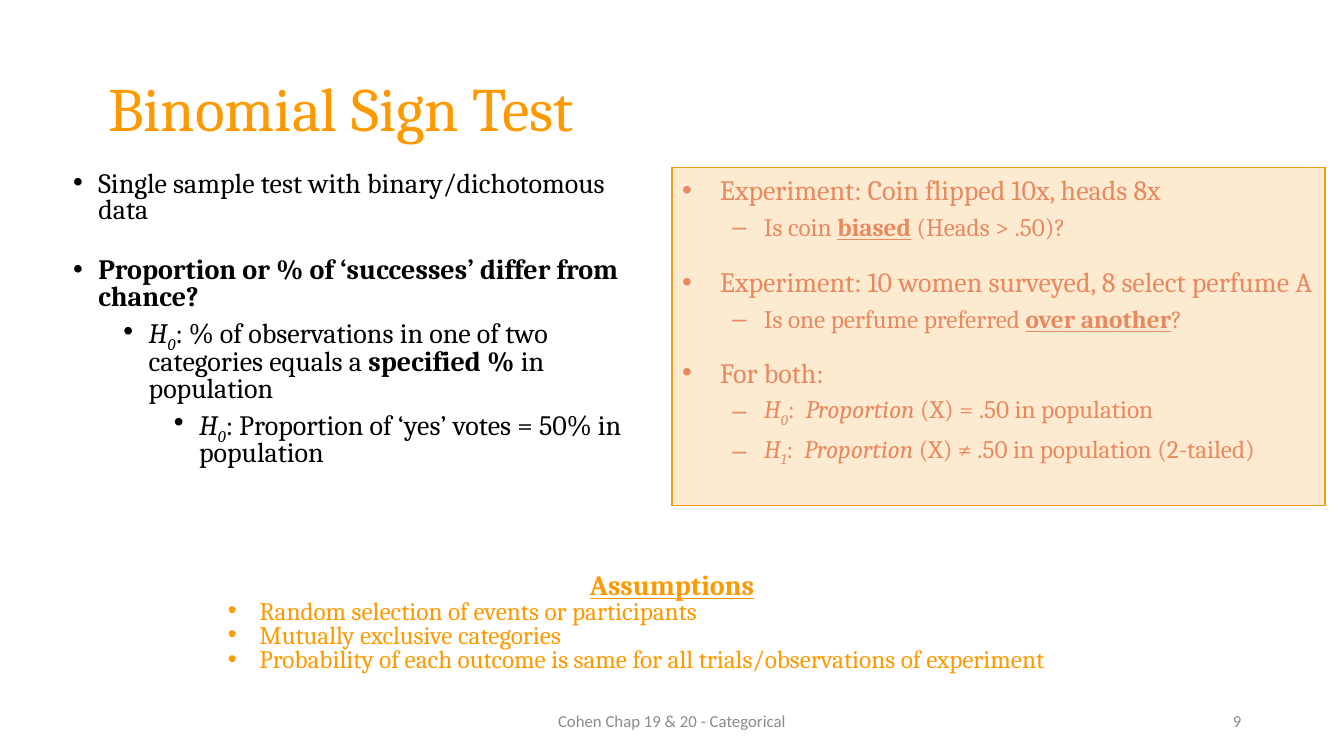
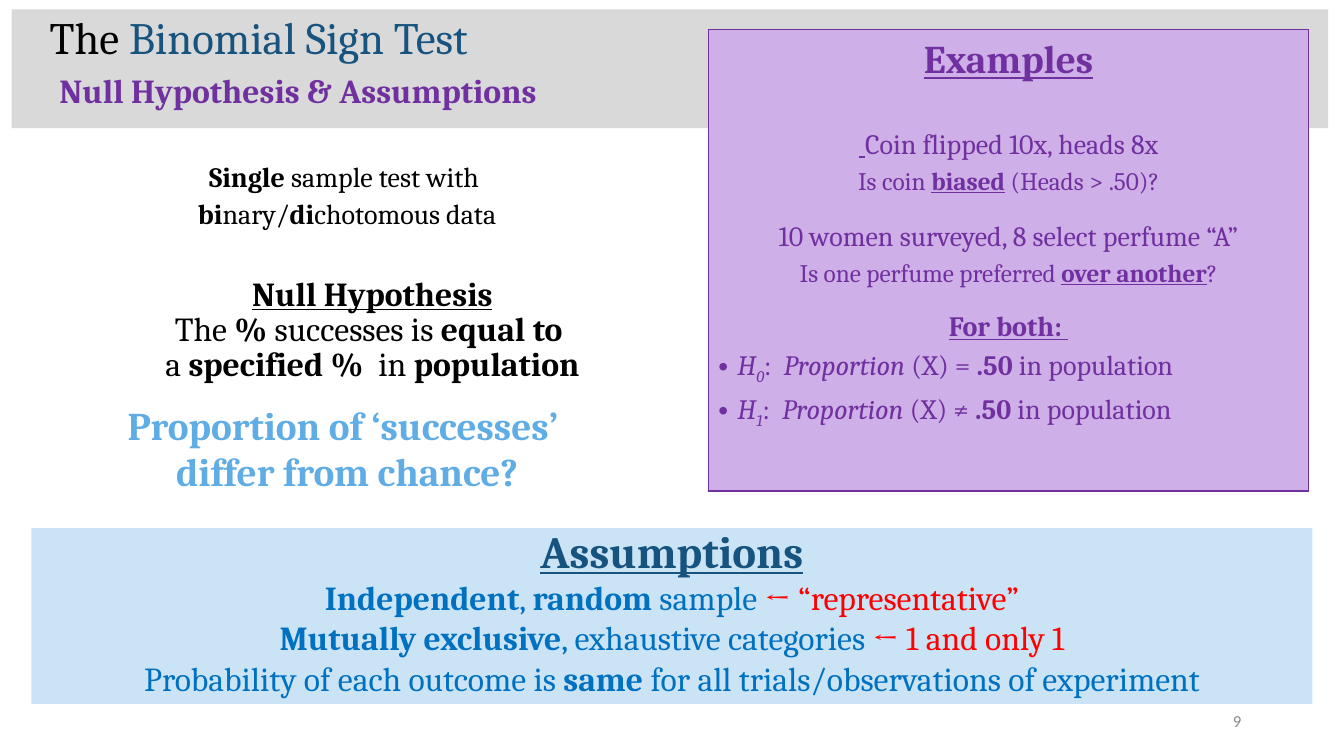
Before and after one commit to CEHS-research/PSY-6600_public, a slide deck: slide 9 of slides/Ch19-20_categorical.pptx. Drawn at 1344x756 pixels with LibreOffice and Linux fonts; fonts in the diff are those of the drawing. Boxes give left, top, right and bottom in pixels: in the first picture for what was removed or moved away, otherwise in the second. Text is boxed around its words. In the diff, an @@ line names an element or a change of style, - is before the commit and + after.

Commit message:
update chap 20

```diff
--- a/slides/Ch19-20_categorical.pptx
+++ b/slides/Ch19-20_categorical.pptx
@@ rectangle added at box(11, 9, 1328, 128), fill #D9D9D9 @@
@@ text added at box(50, 23, 536, 111), 24 pt, text #7030A0, bold @@
+The Binomial Sign Test
+Null Hypothesis & Assumptions
@@ rectangle "Examples": place and size @@
-rectangle "Examples" at box(673, 167, 1326, 505)
+rectangle "Examples" at box(709, 29, 1310, 491)
@@ rectangle "Examples" at box(709, 29, 1310, 491): fill #FCEBD1 to #CFAFE7; outline #F19D19 1 pt to #7030A0 1 pt @@
@@ text in rectangle at box(865, 46, 1158, 160): text changed; text colour #E98960 to #7030A0 @@
-• Experiment: Coin flipped 10x, heads 8x
+Examples
+Coin flipped 10x, heads 8x
@@ title removed at box(108, 88, 573, 145) @@
-Binomial Sign Test
@@ text at box(128, 167, 580, 487): text changed; size 20 to 24 pt; bold on @@
-• Single sample test with binary/dichotomous data
-• Proportion or % of ‘successes’ differ from chance?
-  • H0: % of observations in one of two categories equals a specified % in population
-    • H0: Proportion of ‘yes’ votes = 50% in population
+Single sample test with
+binary/dichotomous data
+  Null Hypothesis
+  The % successes is equal to
+  a specified % in population
+Proportion of ‘successes’
+differ from chance?
@@ text in rectangle at box(784, 172, 1217, 381): text colour #E98960 to #7030A0 in "Is coin biased (Heads > .50)?", "Is one perfume preferred over another?", "For both:", "H0: Proportion (X) = .50 in population"; bold on in "For both:", ".50"; underline on in "For both:"; size 18 to 20 pt in "H0: Proportion (X) = .50 in population"; alignment left to centre; bullet – to none; list level 2 to 1 in "Is coin biased (Heads > ..."; list level 2 to 1 in "Is one perfume preferred over ..."; bullet • to none; bullet – to •; list level 2 to 1 in "H0: Proportion (X) = .50 ..." @@
@@ text in rectangle at box(779, 226, 1238, 252): text changed; text colour #E98960 to #7030A0 @@
-• Experiment: 10 women surveyed, 8 select perfume A
+10 women surveyed, 8 select perfume “A”
@@ text in rectangle at box(782, 399, 1172, 425): text changed; size 18 to 20 pt; text colour #E98960 to #7030A0 @@
-  – H1: Proportion (X) ≠ .50 in population (2-tailed)
+• H1: Proportion (X) ≠ .50 in population
@@ rectangle "Assumptions": place and size @@
-rectangle "Assumptions" at box(259, 575, 1044, 674)
+rectangle "Assumptions" at box(31, 528, 1313, 704)
@@ rectangle "Assumptions" at box(31, 528, 1313, 704): vertical alignment top to middle; fill none to #CAE4F6 @@
@@ text in rectangle at box(144, 526, 1199, 699): size 20 to 32 pt, text colour #FF9900 to #16537F in "Assumptions"; size 18 to 24 pt, text colour #FF9900 to #0070C0 in "Probability of each outcome is same for ..."; bold on in "same"; alignment left to centre; bullet • to none; line spacing 0.8 to 1 @@
@@ text in rectangle at box(280, 586, 1064, 658): text changed; size 18 to 24 pt; text colour #FF9900 to #0070C0 @@
-• Random selection of events or participants
-• Mutually exclusive categories
+Independent, random sample ← “representative”
+Mutually exclusive, exhaustive categories ← 1 and only 1
@@ text removed at box(558, 715, 786, 730) @@
-Cohen Chap 19 & 20 - Categorical
```
Also in this commit, not shown: 22 other slides changed, 9 slides added, 2 slides removed, 1 other file.
